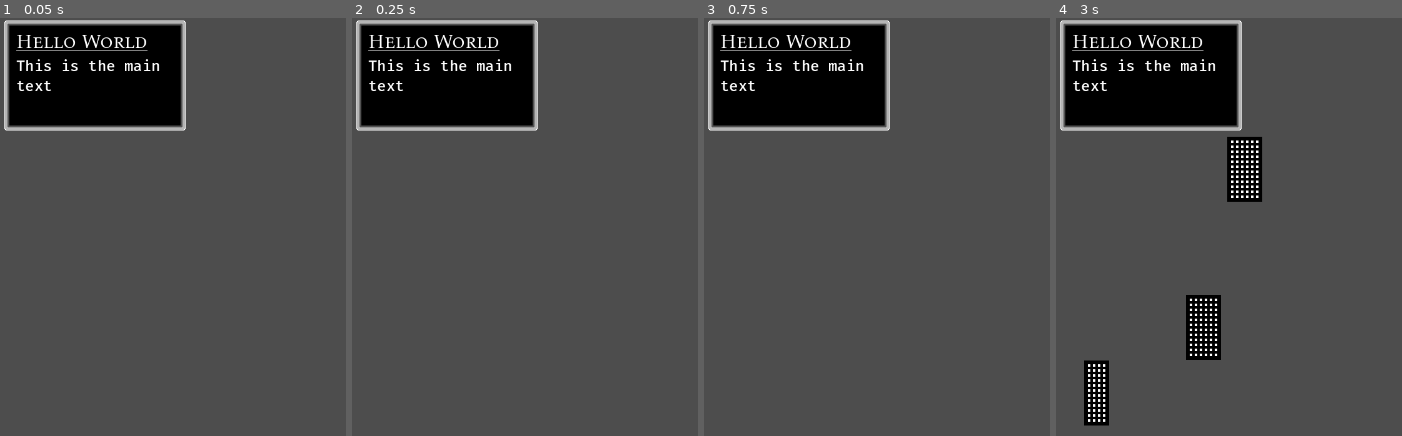
Above: before the commit, frames 1-4 (left to right).
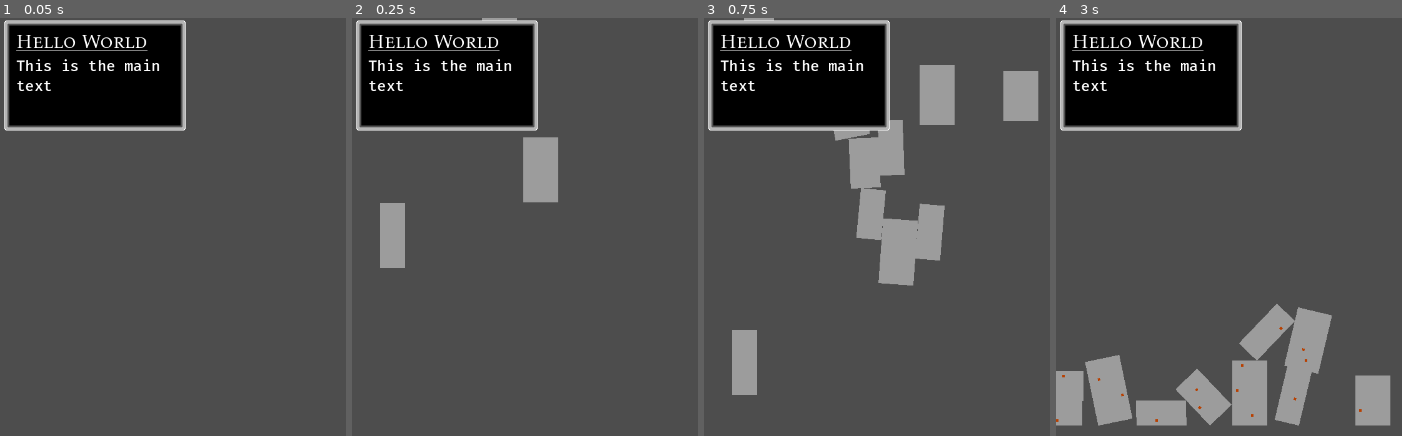
Above: after the commit, the same moments.

Repository: bjornarprytz/goodzilla
Game: Godot game, scene res://main.tscn
Same seed, same stepped clock (60 frames per second), same inputs: the game is played once before the commit and once after it.
Inputs:
- Up to frame 1 (0.05 s): no input
- Up to frame 2 (0.25 s): no input
- Up to frame 3 (0.75 s): no input
- Up to frame 4 (3 s): no input

Frame 1 is identical in both runs. In frame 2, 2.8% of the frame differs, in the area x 8-60%, y 0-60%; in frame 3, 9.3%; in frame 4, 14%, in the area x 0-97%, y 28-98%.

Commit message:
skyscraper logic

Diff:
--- a/src/game.gd
+++ b/src/game.gd
@@ -4,7 +4,7 @@
 # Called when the node enters the scene tree for the first time.
 func _ready() -> void:
 	for x in range(10):
-		await get_tree().create_timer(1).timeout
+		await get_tree().create_timer(.05).timeout
 
 		var s = Create.Skyscraper()
 
--- a/src/world/skyscraper.gd
+++ b/src/world/skyscraper.gd
@@ -1,7 +1,7 @@
 class_name Skyscraper
 extends RigidBody2D
 @onready var container: MarginContainer = $Container
-@onready var windows: FlowContainer = %Windows
+@onready var windowsContainer: FlowContainer = %Windows
 
 # In windows
 var width: int
@@ -10,6 +10,11 @@
 
 const windowSize = 8
 const faceMargins = 4
+
+var windows: Array[BuildingWindow] = []
+
+var alertness: float = 0.0
+
 
 # Called when the node enters the scene tree for the first time.
 func _ready() -> void:
@@ -32,9 +37,18 @@
 
 	for r in nWindows:
 		var w = Create.BuildingWindow()
-		windows.add_child(w)
+		windowsContainer.add_child(w)
+		windows.push_back(w)
+		w.turnOff()
 
+	windows.shuffle()
 
 # Called every frame. 'delta' is the elapsed time since the previous frame.
 func _process(delta: float) -> void:
-	pass
+	if get_contact_count() > 0:
+		alertness += delta
+	if alertness > 0:
+		var n = min((windows.size() * (alertness / 50.0)), windows.size()-1)
+
+		for i in range(n):
+			windows[i].turnOn()
--- a/src/world/skyscraper.tscn
+++ b/src/world/skyscraper.tscn
@@ -6,14 +6,17 @@
 size = Vector2(40, 40)
 
 [node name="Skyscraper" type="RigidBody2D"]
+contact_monitor = true
+max_contacts_reported = 1
 script = ExtResource("1_rxrpg")
 
 [node name="Shape" type="ColorRect" parent="."]
 offset_top = -40.0
 offset_right = 40.0
-color = Color(0, 0, 0, 1)
+color = Color(0.611765, 0.611765, 0.611765, 1)
 
 [node name="Collision" type="CollisionShape2D" parent="."]
+visible = false
 position = Vector2(20, -20)
 shape = SubResource("RectangleShape2D_g5ajj")
 
--- a/src/world/window.gd
+++ b/src/world/window.gd
@@ -2,11 +2,8 @@
 extends MarginContainer
 
 
-# Called when the node enters the scene tree for the first time.
-func _ready() -> void:
-	pass # Replace with function body.
+func turnOn():
+	$Alertness.value = 100
 
-
-# Called every frame. 'delta' is the elapsed time since the previous frame.
-func _process(delta: float) -> void:
-	pass
+func turnOff():
+	$Alertness.value = 0
--- a/src/world/window.tscn
+++ b/src/world/window.tscn
@@ -13,8 +13,8 @@
 script = ExtResource("1_tb3jo")
 
 [node name="Alertness" type="TextureProgressBar" parent="."]
+modulate = Color(0.721569, 0.25098, 0, 1)
 layout_mode = 2
-min_value = 100.0
 value = 100.0
 fill_mode = 3
 texture_progress = ExtResource("2_nnyr1")
